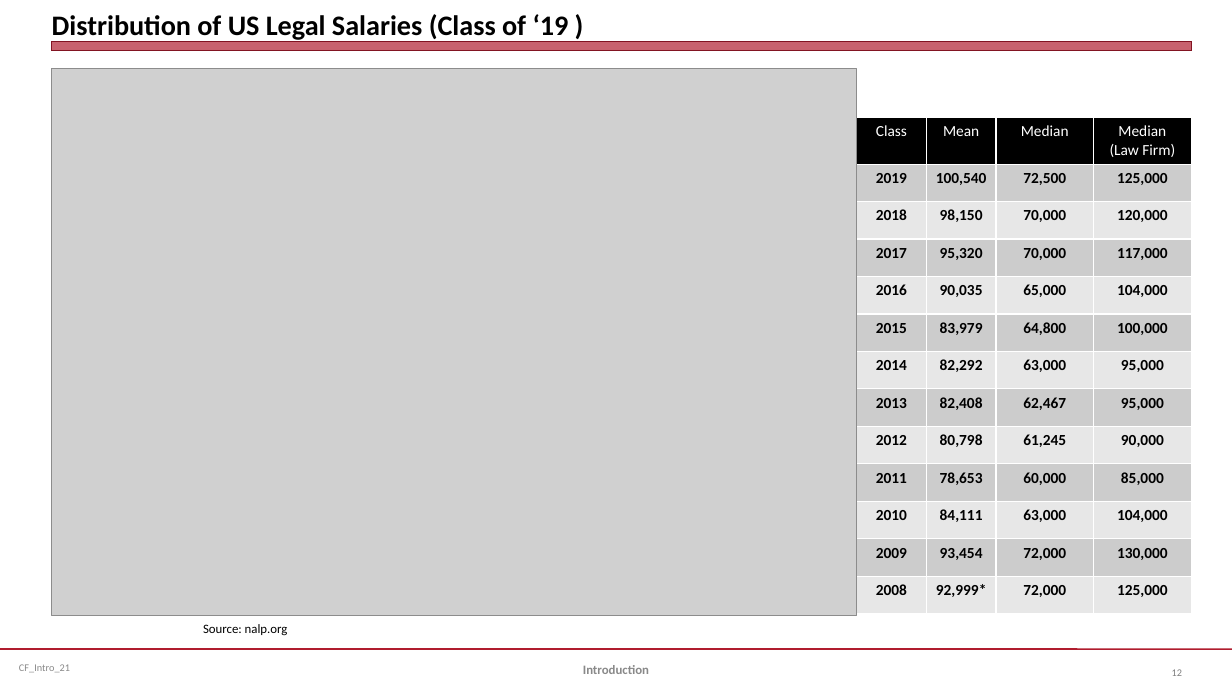
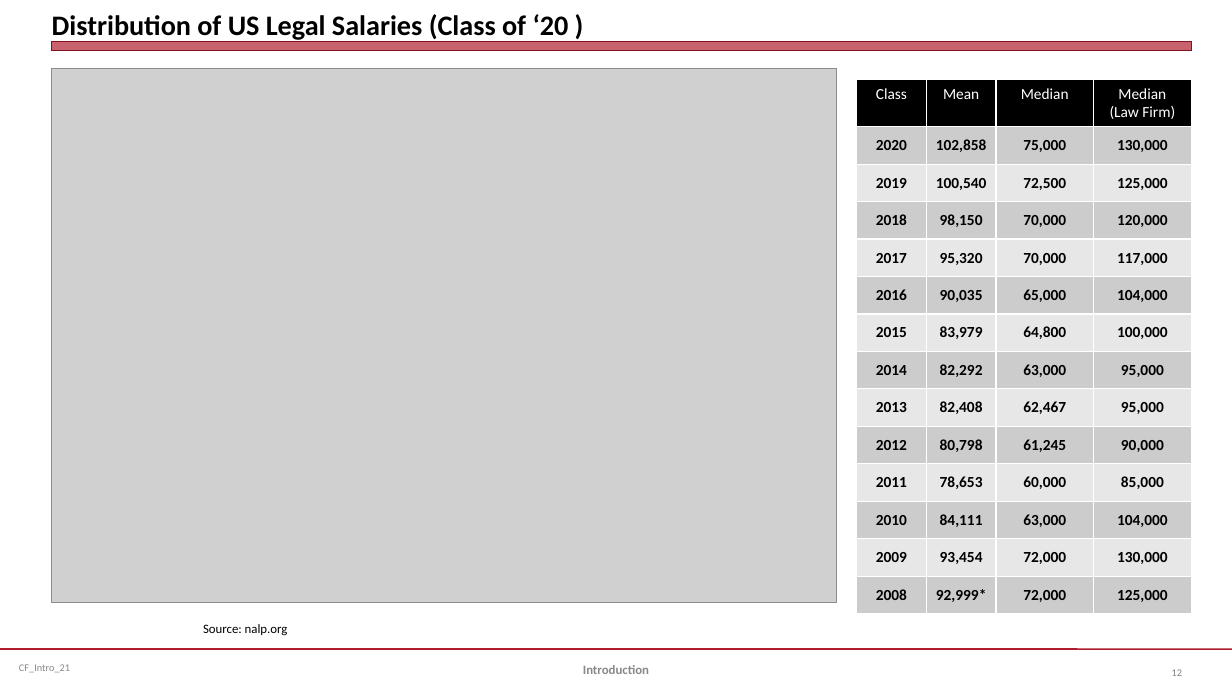
Before and after one commit to jmc877/Corporate-Finance, a slide deck: slide 12 of slides/CF_Intro_21.pptx. Drawn at 1232x693 pixels with LibreOffice and Linux fonts; fonts in the diff are those of the drawing; grey boxes stand for pictures. Boxes give left, top, right and bottom in pixels: in the first picture for what was removed or moved away, otherwise in the second. Text is boxed around its words. In the diff, an @@ line names an element or a change of style, - is before the commit and + after.

```diff
--- a/slides/CF_Intro_21.pptx
+++ b/slides/CF_Intro_21.pptx
@@ title at (52, 14, 569, 42): text changed @@
-Distribution of US Legal Salaries (Class of ‘19 )
+Distribution of US Legal Salaries (Class of ‘20 )
@@ picture: place and size @@
-picture at (52, 68, 857, 616)
+picture at (52, 68, 837, 603)
@@ table at (857, 79, 1191, 613) @@
+row 2: 2020 | 102,858 | 75,000 | 130,000
@@ table: place and size @@
-table at (857, 117, 1191, 614)
+table at (857, 79, 1191, 613)
```
Also in this commit, not shown: 1 other file.
